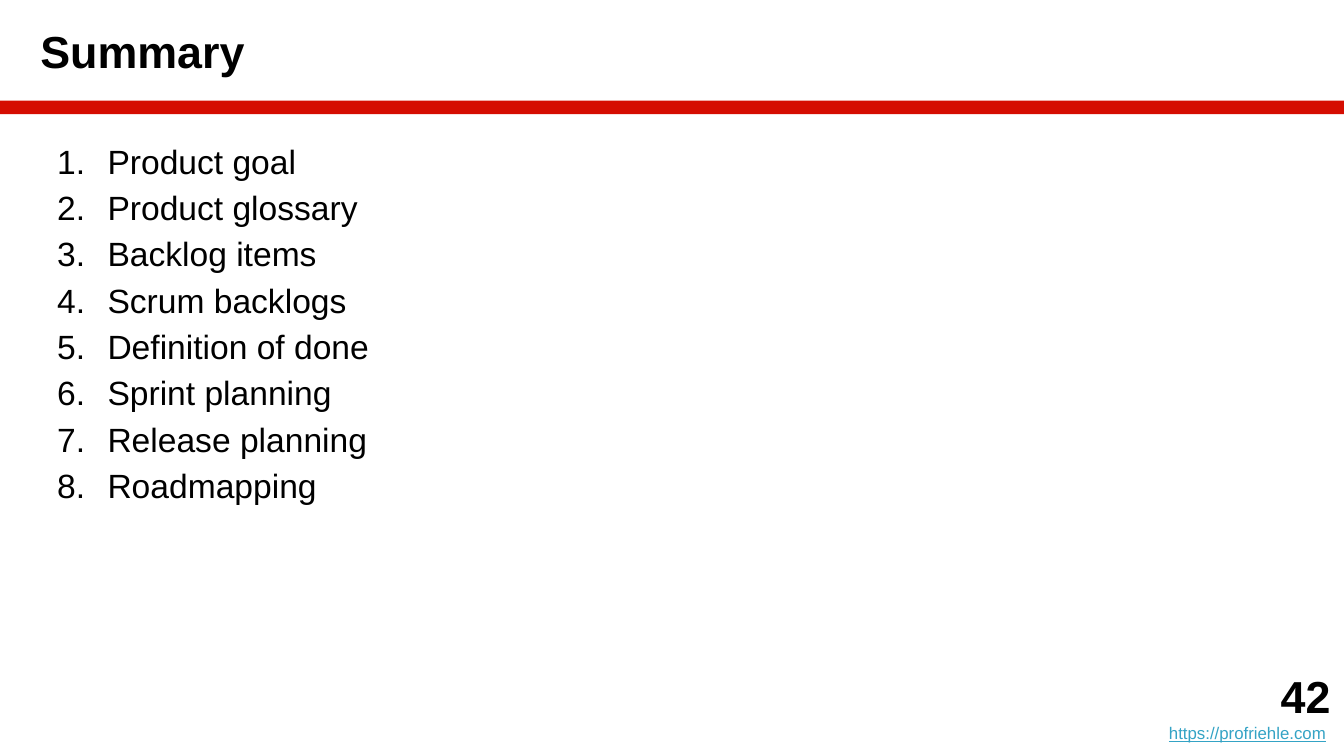
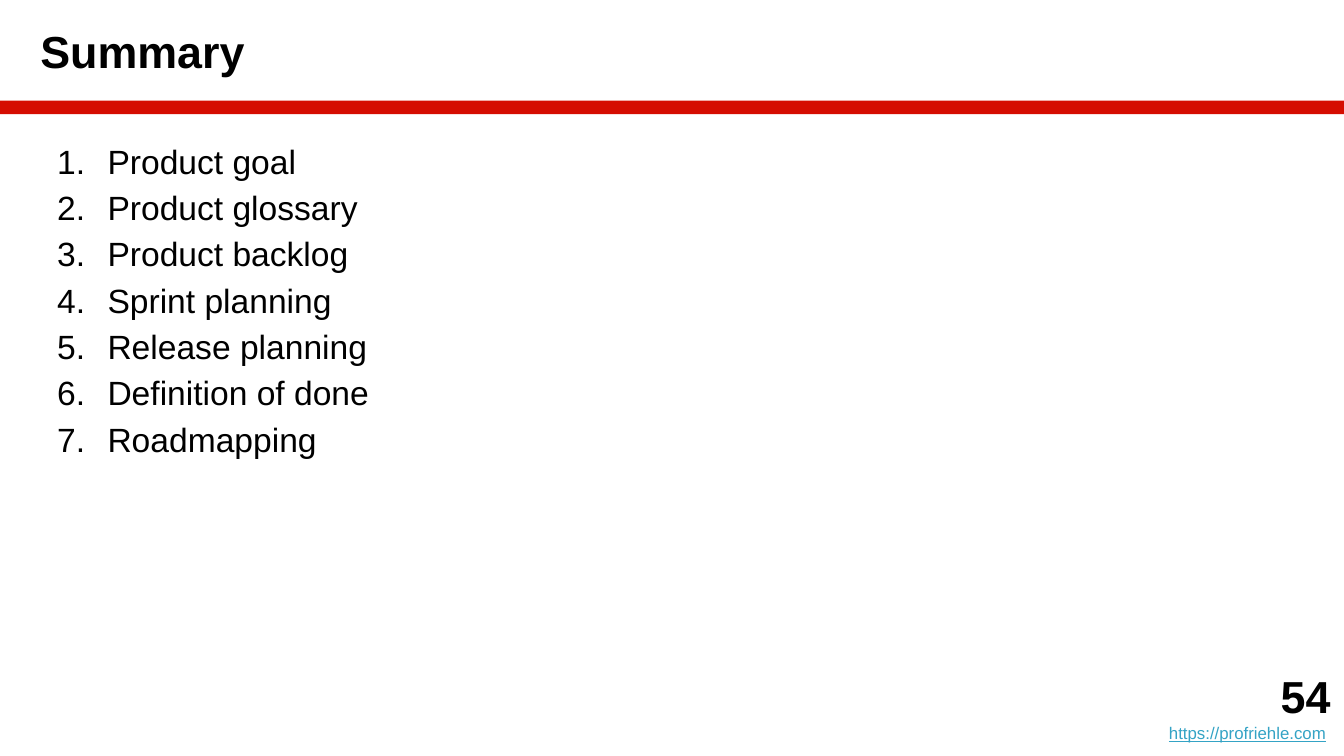
Before and after one commit to dirkriehle/amos-course, a slide deck: slide 54 of Lecture slides/AMOS B04 - Agile Planning.pptx (slide 42 before the commit). Drawn at 1344x756 pixels with LibreOffice and Linux fonts; fonts in the diff are those of the drawing. Boxes give left, top, right and bottom in pixels: in the first picture for what was removed or moved away, otherwise in the second. Text is boxed around its words. In the diff, an @@ line names an element or a change of style, - is before the commit and + after.

```diff
--- a/Lecture slides/AMOS B04 - Agile Planning.pptx
+++ b/Lecture slides/AMOS B04 - Agile Planning.pptx
@@ text at box(108, 241, 349, 272): text changed @@
-3. Backlog items
-4. Scrum backlogs
-5. Definition of done
+3. Product backlog
@@ text at box(108, 380, 369, 406): paragraph added @@
+6. Definition of done
@@ text at box(1281, 682, 1331, 714): text changed @@
-42
+54
```
Also in this commit, not shown: 12 other slides changed, 14 slides added, 2 slides removed, 8 other files.
